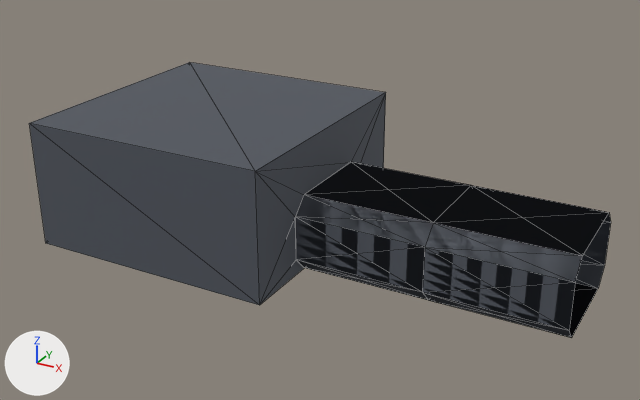
Before and after pictures for a commit that changed the glTF model public/assets/office.glb.
Camera for both pictures: a 50 mm camera at (7.88, -10.96, 6.27) aimed at (1.92, -0.12, 0.85). Arrows for +X, +Y and +Z are at lower left; the lights stay in place. The first picture is the older version. Mesh edges are drawn as thin lines. Where no turn or scale is listed for an object, it has been applied to the vertices. Vertices at exactly the same position are counted once.

The older version as bpy lines, for what is in view:
```python
me_cube_008 = bpy.data.meshes.new('Cube.008')
me_cube_008.from_pydata(...)  # 40 vertices, 86 faces; spans x -2.0..6.0, y -2.0..2.0, z 0.0..2.0
# faces by material slot: [74, 12]
me_cube_008.materials.append(mat_material)  # dark grey #555a63
me_cube_008.materials.append(mat_m_floor)  # dark grey #2e3138
ob_office = bpy.data.objects.new('office', me_cube_008)
ob_office.location = (0.0, 0.0, 0.0)
```
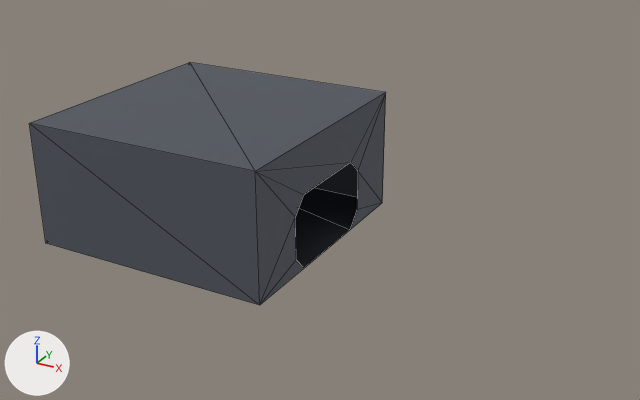
Pixel boxes [x1, y1, x2, y2] of what changed, in the pictures (640 x 400 px):
```json
{"object": "office", "change": "reshaped", "before": [29, 62, 611, 338], "after": [29, 62, 386, 305], "on screen": "39% narrower, 12% shorter"}
{"part": 1, "of": "me_cube_008", "change": "deleted", "before": [295, 162, 611, 338]}
```

Edits to the scene script, one JSON object a line:
```json
{"block": "me_cube_008", "where": "# used by ob_office; location = (0.0, 0.0, 0.0)"}
{"op": "remove", "block": "me_cube_008", "code": "me_cube_008.from_pydata(...)  # 40 vertices, 86 faces; spans x -2.0..6.0, y -2.0..2.0, z 0.0..2.0"}
{"op": "add", "block": "me_cube_008", "code": "me_cube_008.from_pydata(...)  # 20 vertices, 22 faces; spans x -2.0..2.0, y -2.0..2.0, z 0.0..2.0"}
{"block": "me_cube_008", "change": "me_cube_008 part 1"}
{"block": "me_cube_008", "change": "20 vertices are removed from x 2.0..6.0, y -1.0..1.0, z 0.0..1.2"}
{"block": "me_cube_008", "change": "64 faces are deleted"}
```
